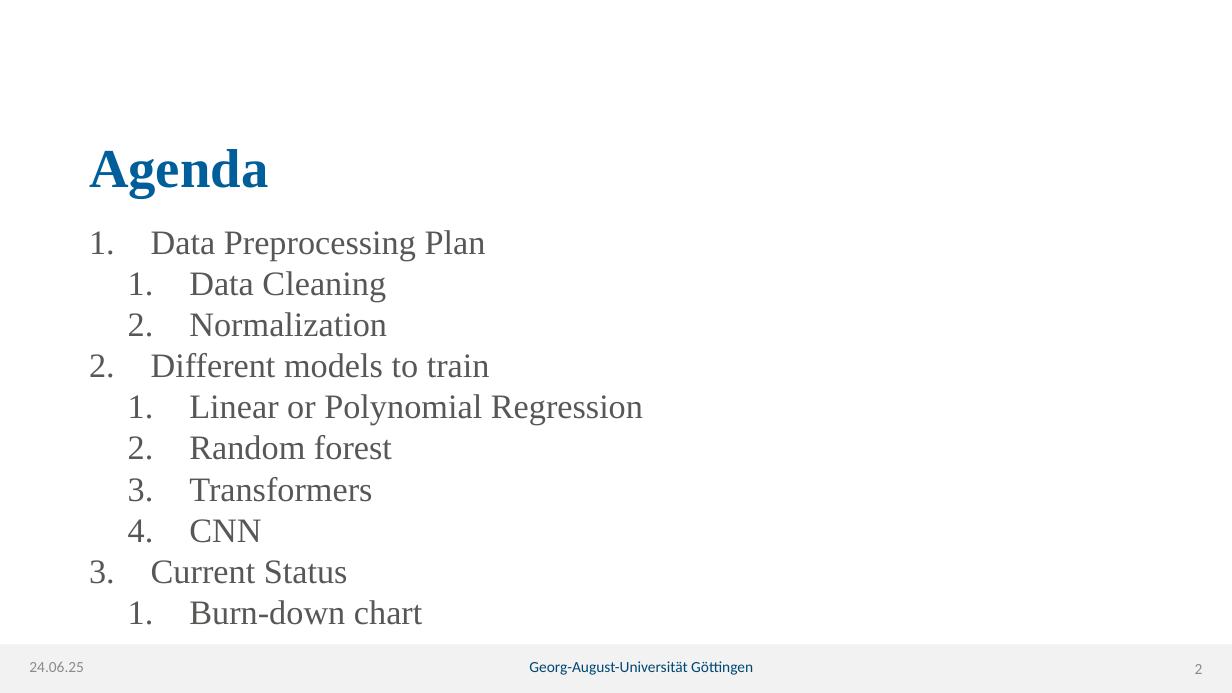
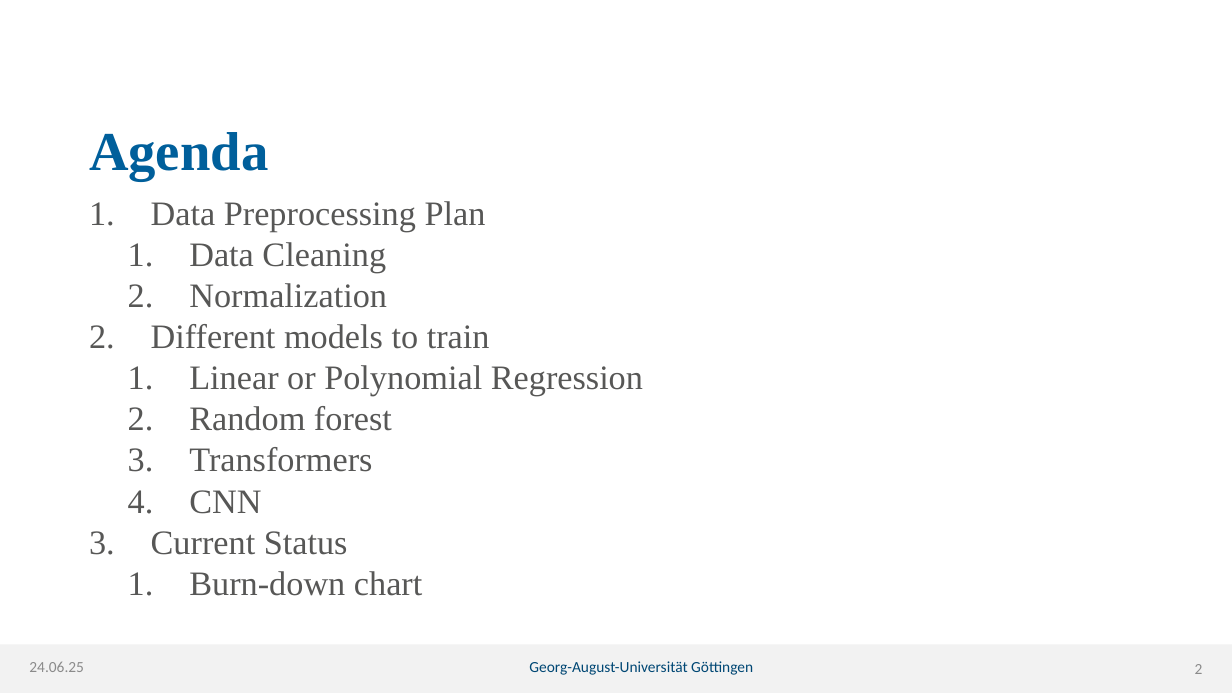
Before and after one commit to lhahner/price-predicition-project, a slide deck: slide 2 of docs/intermediate-pres.pptx. Drawn at 1232x693 pixels with LibreOffice and Linux fonts; fonts in the diff are those of the drawing; background and template pictures are left out. Boxes give left, top, right and bottom in pixels: in the first picture for what was removed or moved away, otherwise in the second. Text is boxed around its words. In the diff, an @@ line names an element or a change of style, - is before the commit and + after.

```diff
--- a/docs/intermediate-pres.pptx
+++ b/docs/intermediate-pres.pptx
@@ title "Agenda": place and size @@
-title "Agenda" at <box>89,149,269,198</box>
+title "Agenda" at <box>89,132,269,180</box>
@@ text "Data Preprocessing Plan": place and size @@
-text "Data Preprocessing Plan" at <box>151,230,643,625</box>
+text "Data Preprocessing Plan" at <box>151,201,643,596</box>
```
Also in this commit, not shown: 1 other slide changed, 6 slides added, 1 other file.
